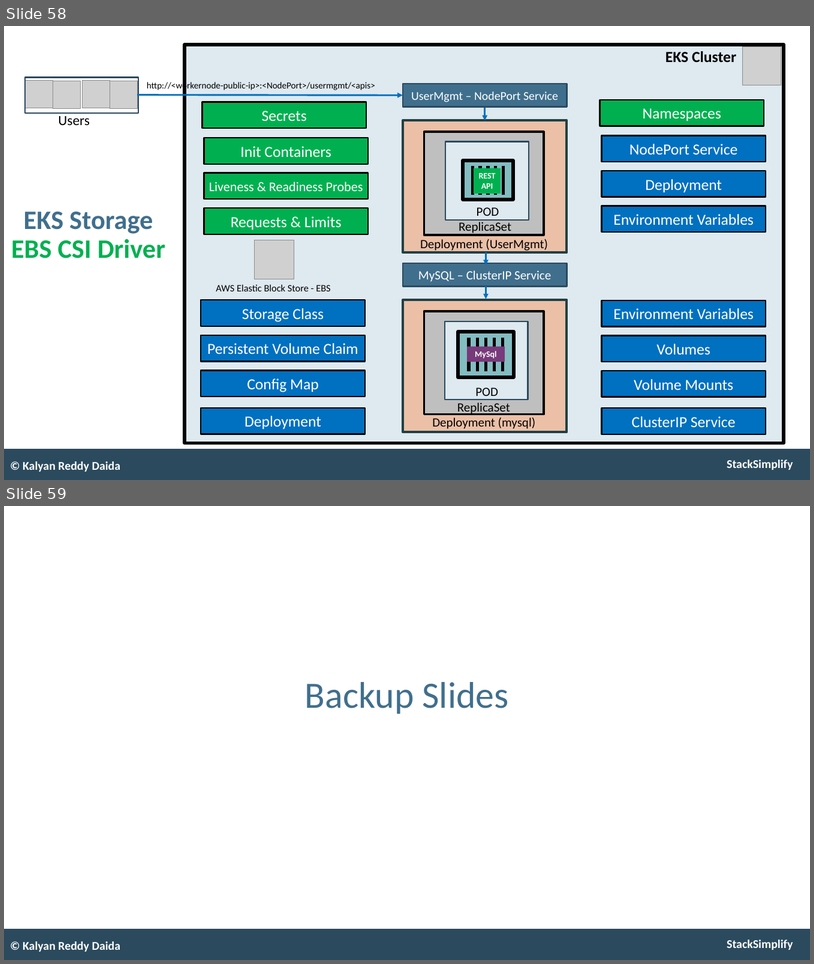
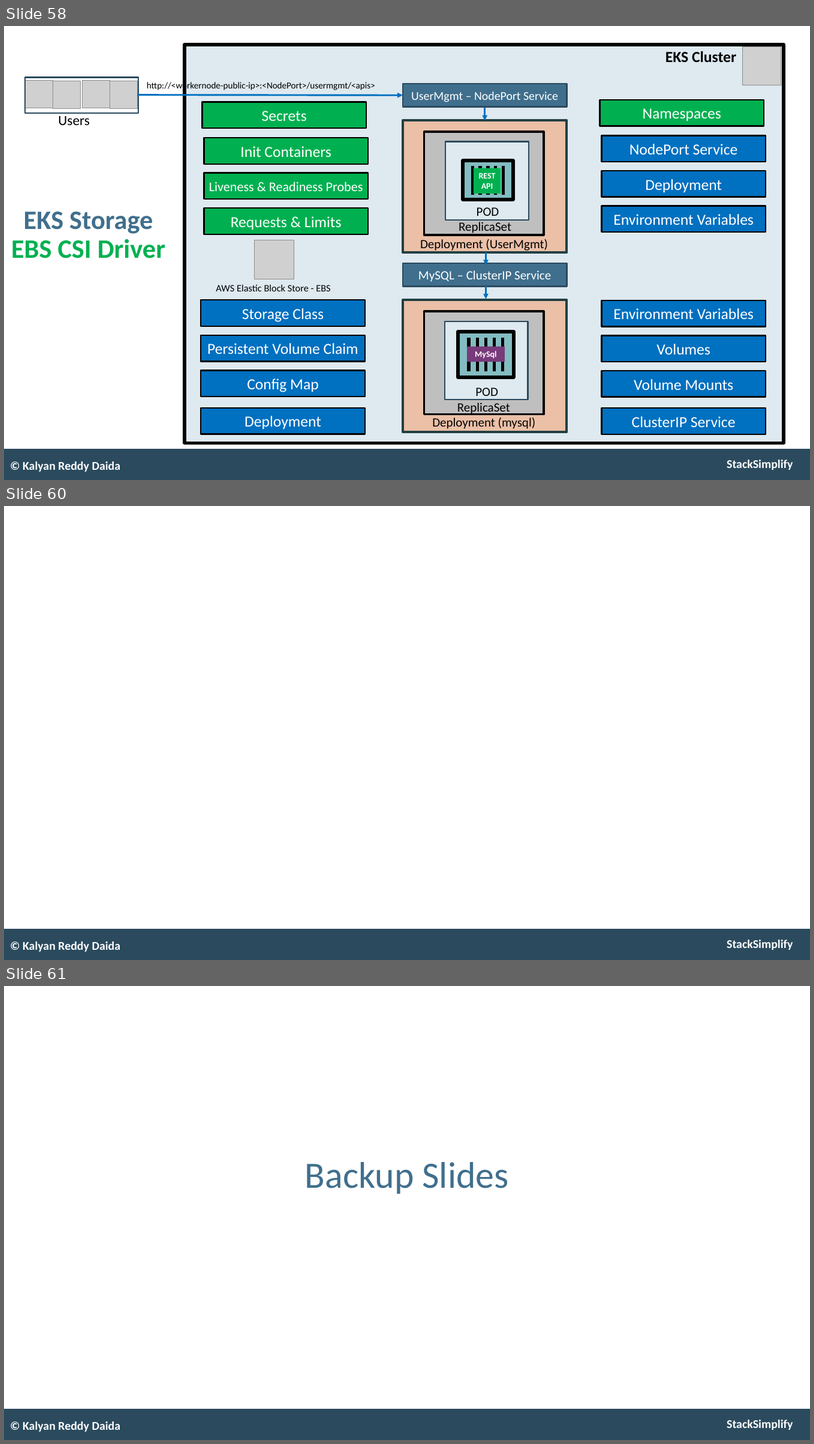
Before and after one commit to stacksimplify/aws-eks-kubernetes-masterclass, a slide deck: presentation/AWS-Fargate-and-EKS-Masterclass.pptx. Shown one above the other, each under a label of ours: slides 58 and 59 before the commit, slides 58, 60 and 61 after it; the slides between them are not shown. The pictures are 814x964 and 814x1444 pixels, drawn with LibreOffice and Linux fonts; fonts in the diff are those of the drawing; grey boxes stand for pictures. Boxes give left, top, right and bottom in pixels: in the first picture for what was removed or moved away, otherwise in the second. Text is boxed around its words. In the diff, an @@ line names an element or a change of style, - is before the commit and + after.

```diff
--- a/presentation/AWS-Fargate-and-EKS-Masterclass.pptx
+++ b/presentation/AWS-Fargate-and-EKS-Masterclass.pptx
@@ slide 60 added at (4, 506, 810, 960), background #FFFFFF; not listed: 2 template elements that a slide beside it also shows @@
@@ text added at (23, 941, 121, 951), 17 pt, text #FFFFFF, bold @@
+© Kalyan Reddy Daida
@@ what was slide 59 is now slide 61 @@
```
Also in this commit, not shown: 1 slide changed, 1 other slide added, 14 other files.
